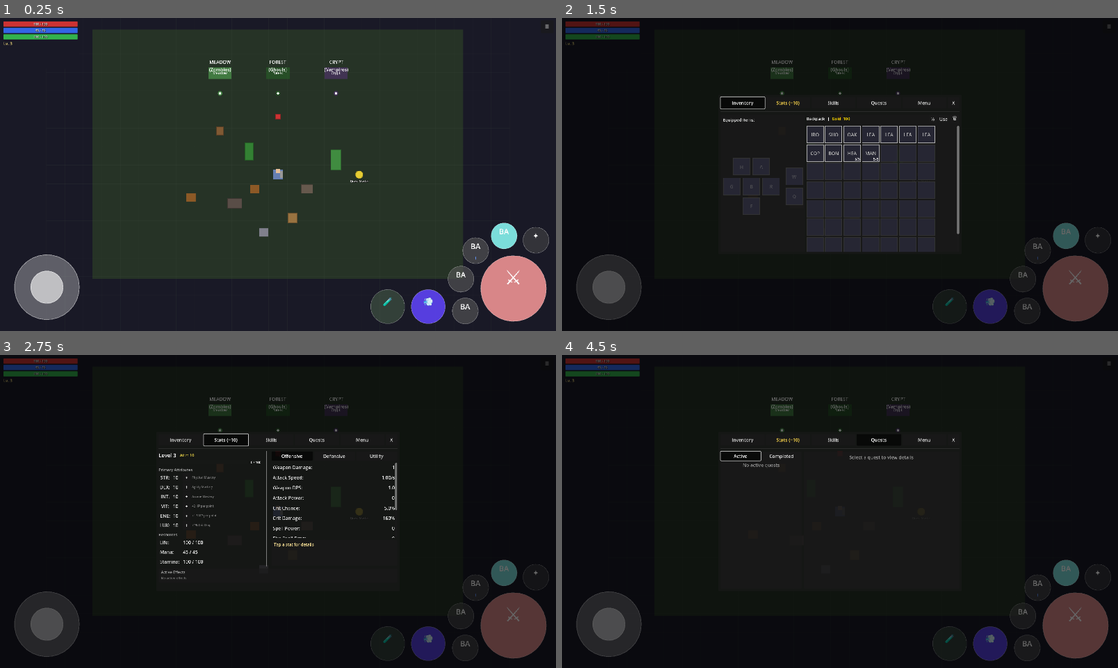
Above: before the commit, frames 1-4 (two rows, left to right).
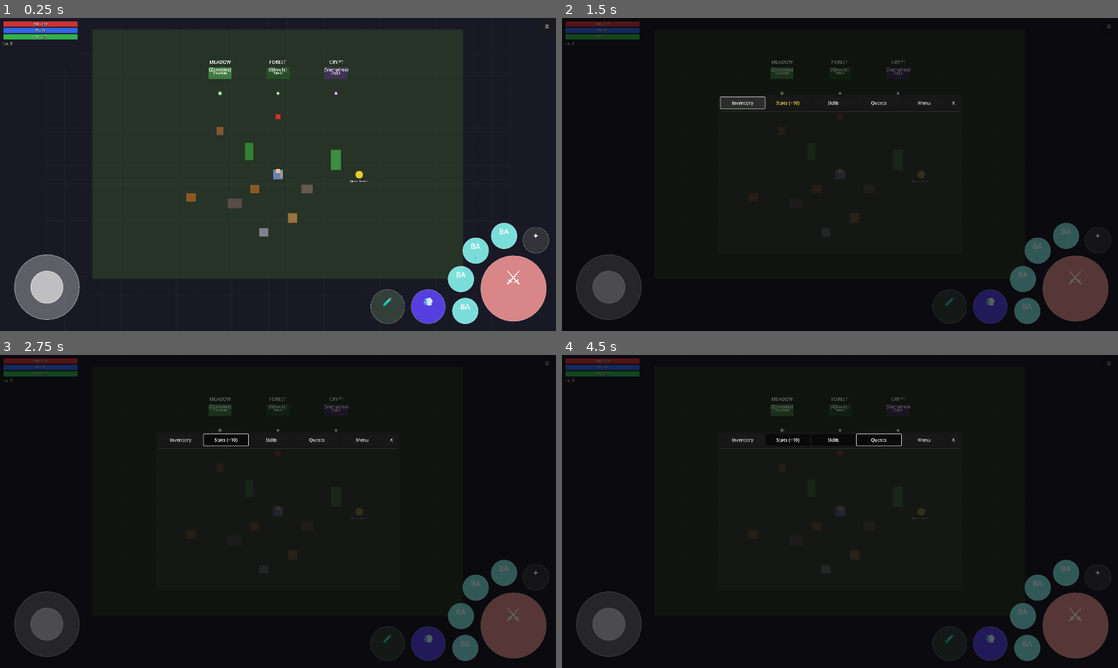
Above: after the commit, the same moments.

Repository: MatousHruska/MobileTestia
Game: Godot game, scene res://scenes/world/test_zone.tscn
Same seed, same stepped clock (60 frames per second), same inputs: the game is played once before the commit and once after it.
Inputs (mouse positions are in pixels of both pictures, inside the frame that each line leads up to):
- Up to frame 1 (0.25 s): no input
- Up to frame 2 (1.5 s): click "☰" at 0.5 s; click "Inventory" at 1.25 s
- Up to frame 3 (2.75 s): click "Stats (+10)" at 2 s
- Up to frame 4 (4.5 s): click "Skills" at 2.75 s; click "Quests" at 3.5 s; click (739, 455) at 4.25 s, where only the run before the commit has a clickable "Active"

The runs differ from the first frame. In frame 1, 0.9% of the frame differs, in the area x 80-88%, y 70-98%; in frame 2, 11%, in the area x 28-88%, y 25-98%; in frame 3, 1.8%; in frame 4, 1.1%.
Error after the commit: Parse Error: Identifier "Database" not declared in the current scope. (res://scripts/inventory/inventory_manager.gd:42)

Commit message:
Move inventory slot count to database settings
Read inventory_slots from gameplay_settings.json (set to 25)
instead of hardcoding. Both inventory_manager and inventory_panel
now use Database.get_setting_int().

Diff:
--- a/databases/exports/gameplay_settings.json
+++ b/databases/exports/gameplay_settings.json
@@ -1,4 +1,5 @@
 {
+  "inventory_slots": 25,
   "base_vitality": 10,
   "base_energy": 10,
   "base_strength": 10,
--- a/scripts/inventory/inventory_manager.gd
+++ b/scripts/inventory/inventory_manager.gd
@@ -10,7 +10,7 @@
 signal gold_changed(new_amount: int)
 
 ## Inventory constants
-const BACKPACK_SIZE: int = 30
+var backpack_size: int = 25  # Set from database in _ready()
 const EQUIPMENT_SLOTS: Array[ItemData.EquipSlot] = [
 	ItemData.EquipSlot.HEAD,
 	ItemData.EquipSlot.BODY,
@@ -38,10 +38,12 @@
 
 
 func _ready() -> void:
+	# Load backpack size from database
+	backpack_size = Database.get_setting_int("inventory_slots", 25)
 	_initialize_inventory()
 	# Connect equipment changes to stats recalculation
 	equipment_changed.connect(_on_equipment_changed)
-	Debug.info("Inventory", "InventoryManager initialized", "Backpack size: %d" % BACKPACK_SIZE)
+	Debug.info("Inventory", "InventoryManager initialized", "Backpack size: %d" % backpack_size)
 
 
 func _on_equipment_changed(_slot: ItemData.EquipSlot) -> void:
@@ -117,7 +119,7 @@
 func _initialize_inventory() -> void:
 	# Initialize empty backpack
 	backpack.clear()
-	for i in BACKPACK_SIZE:
+	for i in backpack_size:
 		backpack.append({})
 
 	# Initialize empty equipment slots
--- a/scripts/ui/inventory/inventory_panel.gd
+++ b/scripts/ui/inventory/inventory_panel.gd
@@ -277,8 +277,9 @@
 	backpack_container.add_theme_constant_override("v_separation", 4)
 	scroll_container.add_child(backpack_container)
 
-	# Create 50 backpack slots
-	for i in 50:
+	# Create backpack slots (count from database)
+	var slot_count := Database.get_setting_int("inventory_slots", 25)
+	for i in slot_count:
 		var slot := InventorySlot.new()
 		slot.slot_type = InventorySlot.SlotType.BACKPACK
 		slot.backpack_index = i
